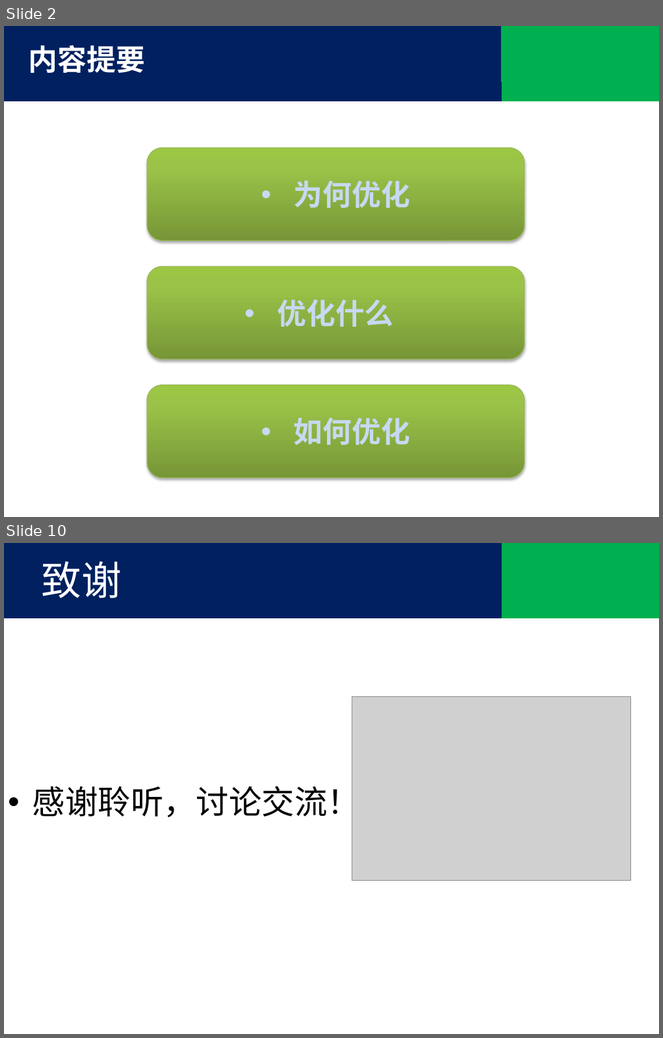
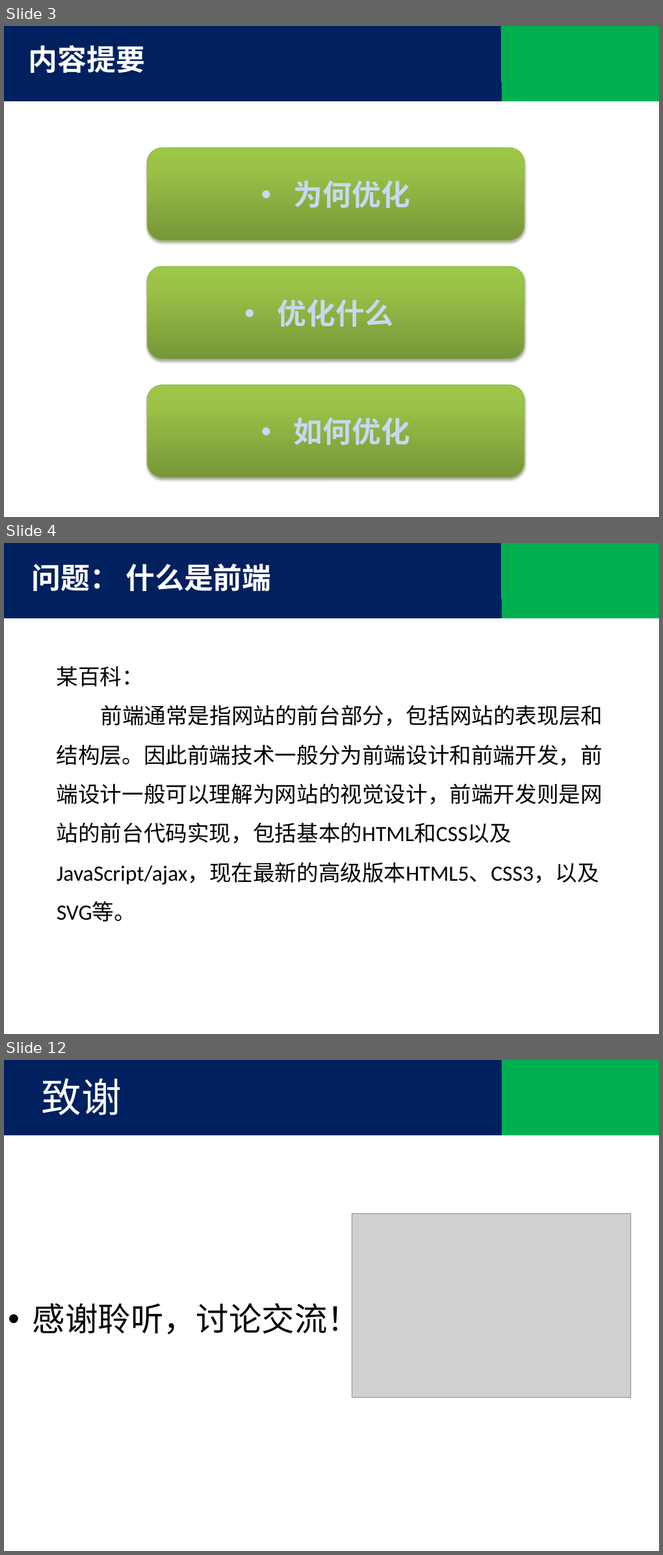
Before and after one commit to tjx222/javatrain, a slide deck: 前端优化.pptx. Shown one above the other, each under a label of ours: slides 2 and 10 before the commit, slides 3, 4 and 12 after it; the slides between them are not shown. The pictures are 663x1038 and 663x1555 pixels, drawn with LibreOffice and Linux fonts; fonts in the diff are those of the drawing; grey boxes stand for pictures; background and template pictures are left out. Boxes give left, top, right and bottom in pixels: in the first picture for what was removed or moved away, otherwise in the second. Text is boxed around its words. In the diff, an @@ line names an element or a change of style, - is before the commit and + after.

```diff
--- a/前端优化.pptx
+++ b/前端优化.pptx
@@ slide 4 added at (4,543,659,1034), background #FFFFFF @@
@@ rectangle added at (4,543,502,618), fill #002060 @@
@@ rectangle added at (4,543,501,600), fill #002060 @@
@@ rectangle added at (501,543,659,599), fill #00B050 @@
@@ rectangle added at (502,543,659,618), fill #00B050 @@
@@ text added at (32,564,272,591), 32 pt, text #FFFFFF, bold @@
+问题： 什么是前端
@@ text added at (57,666,603,922), 24 pt, text #000000 @@
+某百科：
+前端通常是指网站的前台部分，包括网站的表现层和结构层。因此前端技术一般分为前端设计和前端开发，前端设计一般可以理解为网站的视觉设计，前端开发则是网站的前台代码实现，包括基本的HTML和CSS以及JavaScript/ajax，现在最新的高级版本HTML5、CSS3，以及SVG等。
@@ what was slide 2 is now slide 3 @@
@@ what was slide 10 is now slide 12 @@
```
Also in this commit, not shown: 7 slides changed, 1 other slide added.
